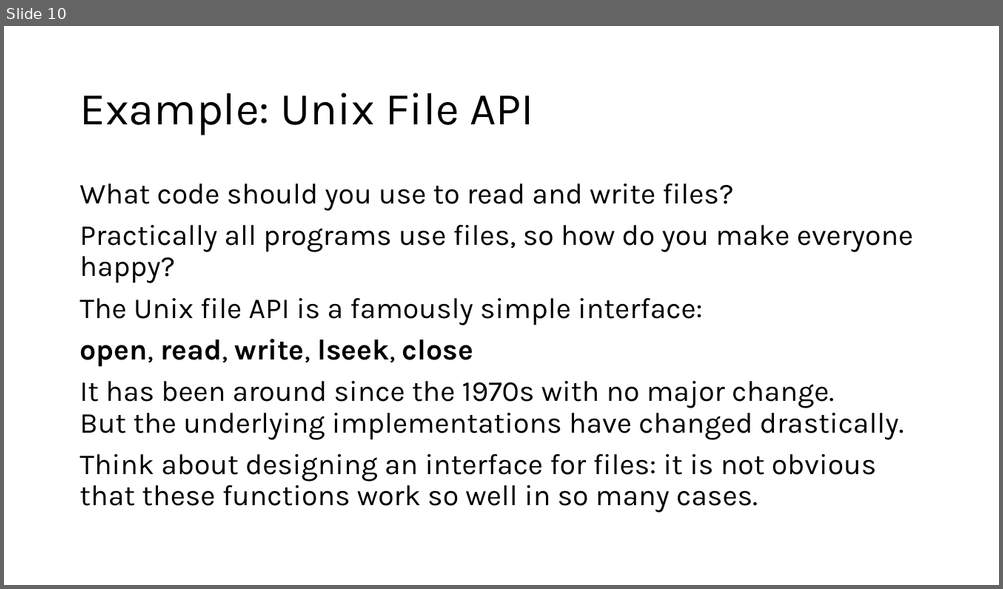
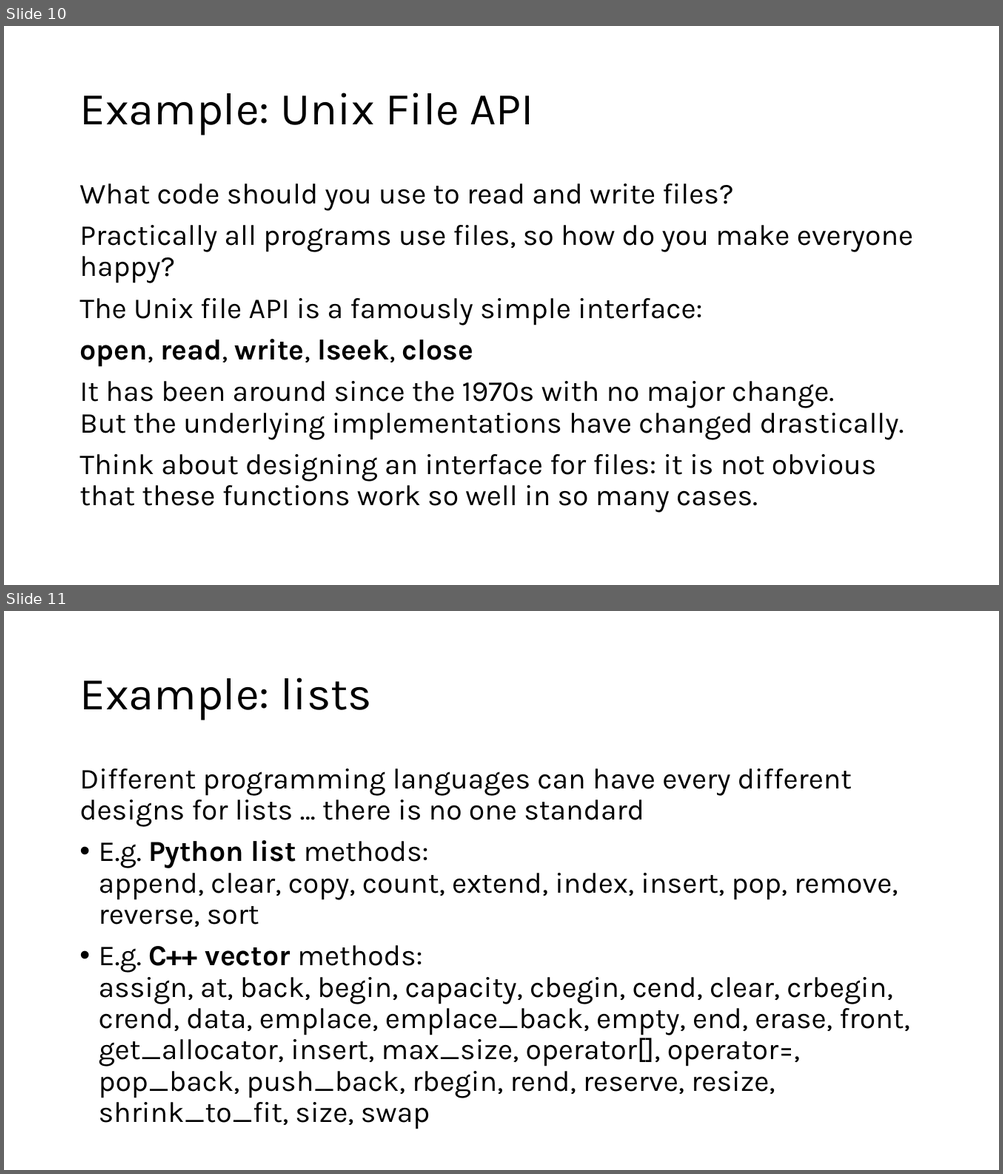
Before and after one commit to sotasota-sfu/cmpt225Summer2026, a slide deck: lectures/lecture30_31/oo_design.pptx. Shown one above the other, each under a label of ours: slide 10 before the commit, slides 10 and 11 after it. The pictures are 1003x589 and 1003x1174 pixels, drawn with LibreOffice and Linux fonts; fonts in the diff are those of the drawing. Boxes give left, top, right and bottom in pixels: in the first picture for what was removed or moved away, otherwise in the second. Text is boxed around its words. In the diff, an @@ line names an element or a change of style, - is before the commit and + after.

```diff
--- a/lectures/lecture30_31/oo_design.pptx
+++ b/lectures/lecture30_31/oo_design.pptx
@@ slide 11 added at (4, 611, 999, 1170), background #FFFFFF @@
@@ title added at (79, 678, 372, 721), 44 pt, text #000000 @@
+Example: lists
@@ text added at (79, 769, 910, 1130), 28 pt, text #000000 @@
+Different programming languages can have every different designs for lists … there is no one standard
+• E.g. Python list methods:
+  append, clear, copy, count, extend, index, insert, pop, remove, reverse, sort
+• E.g. C++ vector methods:
+  assign, at, back, begin, capacity, cbegin, cend, clear, crbegin, crend, data, emplace, emplace_back, empty, end, erase, front, get_allocator, insert, max_size, operator[], operator=, pop_back, push_back, rbegin, rend, reserve, resize, shrink_to_fit, size, swap
```
Also in this commit, not shown: 6 other files.
